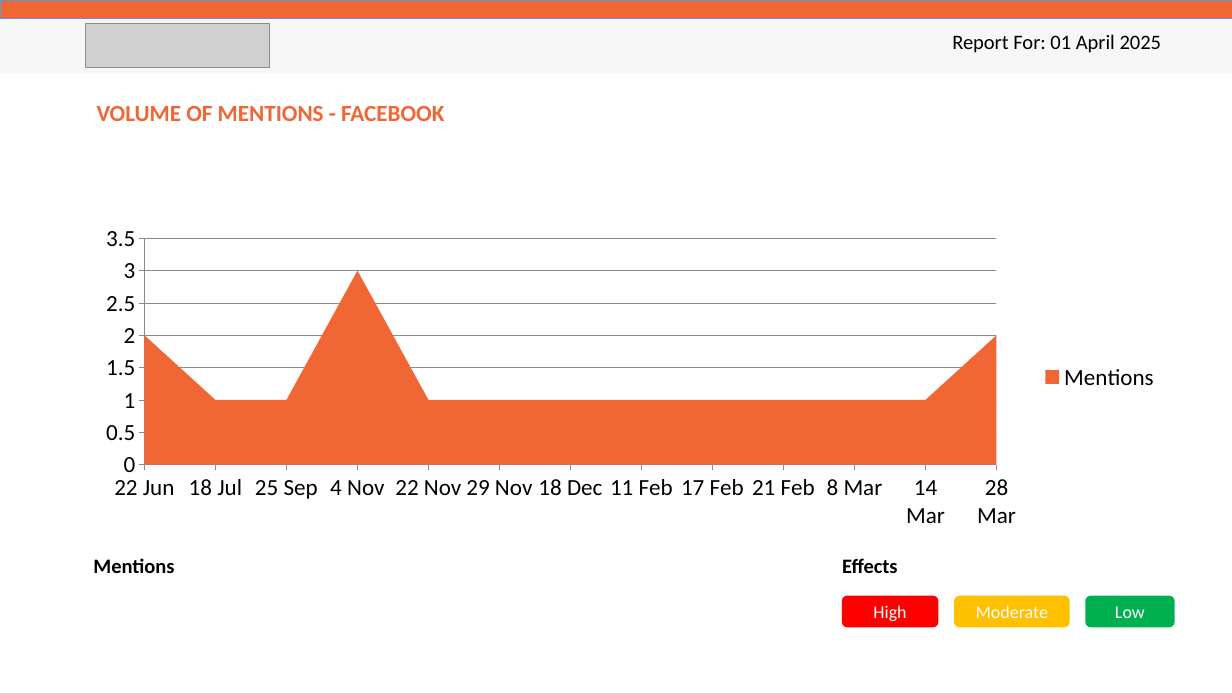
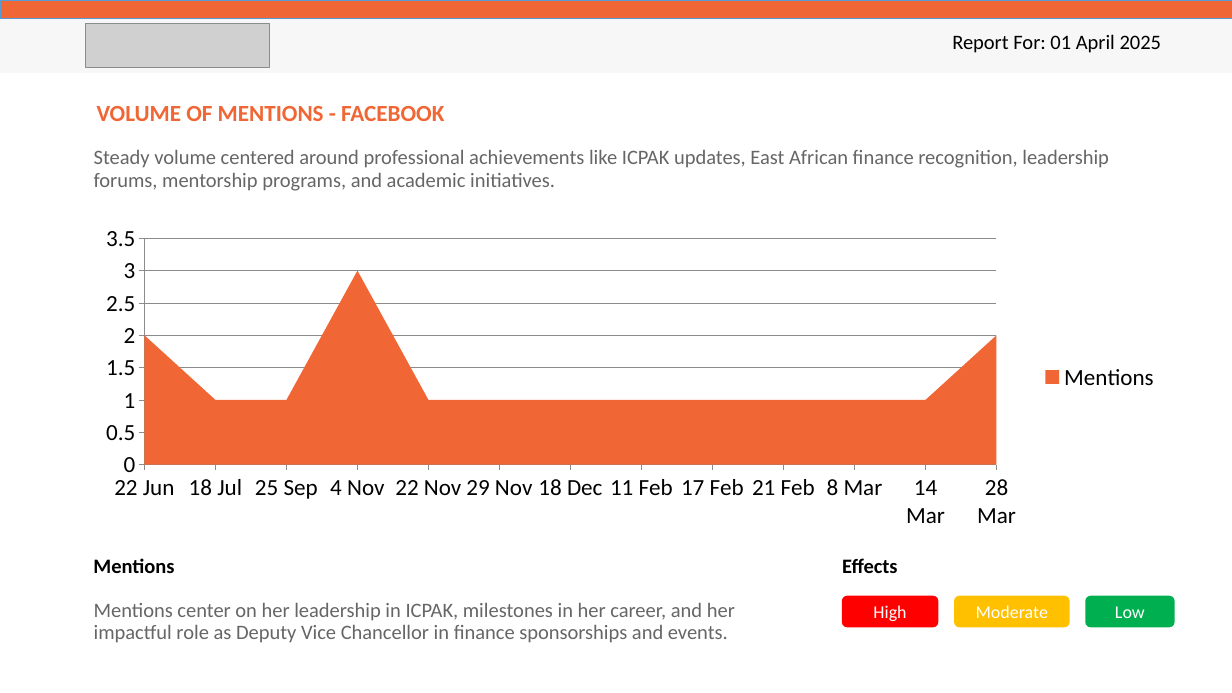
Before and after one commit to Oxygene-Creative/o2-audiovisual-api, a slide deck: slide 22 of app/reporters/samples/digital_safaricom.pptx. Drawn at 1232x693 pixels with LibreOffice and Linux fonts; fonts in the diff are those of the drawing; grey boxes stand for pictures. Boxes give left, top, right and bottom in pixels: in the first picture for what was removed or moved away, otherwise in the second. Text is boxed around its words. In the diff, an @@ line names an element or a change of style, - is before the commit and + after.

```diff
--- a/app/reporters/samples/digital_safaricom.pptx
+++ b/app/reporters/samples/digital_safaricom.pptx
@@ text added at bbox=[94, 150, 1109, 191], 16 pt, text #666666 @@
+Steady volume centered around professional achievements like ICPAK updates, East African finance recognition, leadership forums, mentorship programs, and academic initiatives.
@@ text added at bbox=[94, 603, 735, 643], 16 pt, text #666666 @@
+Mentions center on her leadership in ICPAK, milestones in her career, and her impactful role as Deputy Vice Chancellor in finance sponsorships and events.
```
Also in this commit, not shown: 13 other slides changed, 10 other files.
